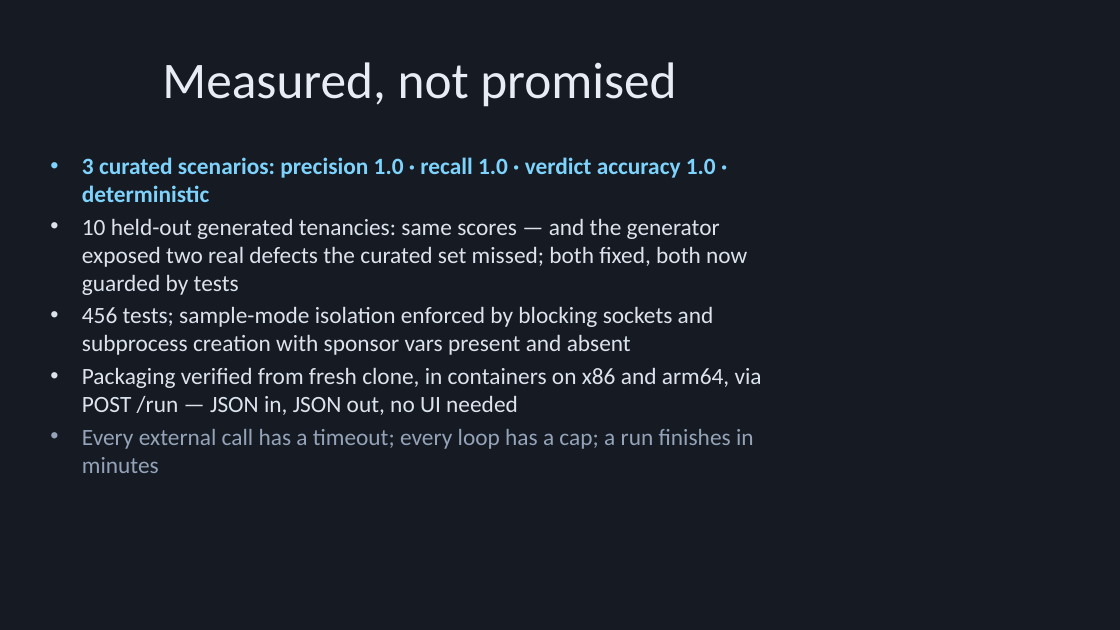
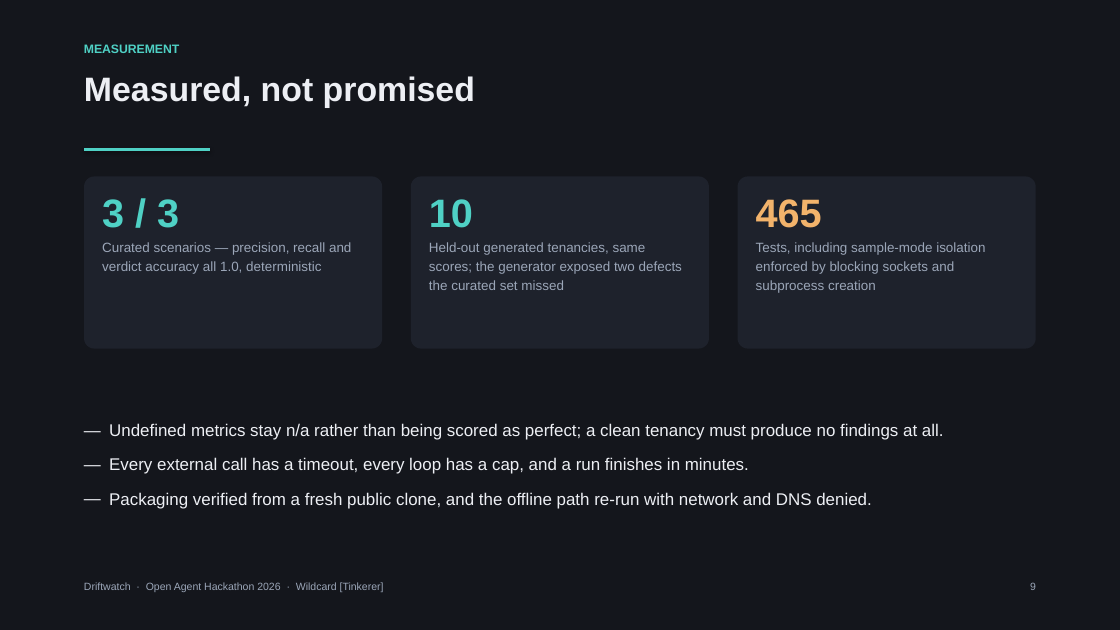
Before and after one commit to antnoumous/antynomoushackathon26, a slide deck: slide 9 of docs/demo/driftwatch-deck.pptx. Drawn at 1120x630 pixels with LibreOffice and Linux fonts; fonts in the diff are those of the drawing. Boxes give left, top, right and bottom in pixels: in the first picture for what was removed or moved away, otherwise in the second. Text is boxed around its words. In the diff, an @@ line names an element or a change of style, - is before the commit and + after.

```diff
--- a/docs/demo/driftwatch-deck.pptx
+++ b/docs/demo/driftwatch-deck.pptx
@@ background #151A23 to #14161C @@
@@ text added at [84, 44, 179, 53], 10.5 pt, text #4FD1C5, bold @@
+MEASUREMENT
@@ text "Measured, not promised": place and size @@
-text "Measured, not promised" at [162, 62, 676, 107]
+text "Measured, not promised" at [84, 76, 475, 108]
@@ text "Measured, not promised" at [84, 76, 475, 108]: size 44 to 29 pt, font Calibri to Arial, text colour #E8ECF4 to #EDEFF4, bold on; alignment centre to left; line spacing 1 to 1.05; vertical alignment middle to top @@
@@ text removed at [82, 157, 762, 473] @@
-• 3 curated scenarios: precision 1.0 · recall 1.0 · verdict accuracy 1.0 · deterministic
-• 10 held-out generated tenancies: same scores — and the generator exposed two real defects the curated set missed; both fixed, both now guarded by tests
-• 456 tests; sample-mode isolation enforced by blocking sockets and subprocess creation with sponsor vars present and absent
-• Packaging verified from fresh clone, in containers on x86 and arm64, via POST /run — JSON in, JSON out, no UI needed
-• Every external call has a timeout; every loop has a cap; a run finishes in minutes
@@ line added from (84, 150) to (210, 150), #4FD1C5 2.5 pt @@
@@ rounded rectangle added at [84, 176, 382, 349], fill #1E222C, 11.5 pt, text #9BA6B8 @@
+3 / 3
+Curated scenarios — precision, recall and verdict accuracy all 1.0, deterministic
@@ rounded rectangle added at [411, 176, 709, 349], fill #1E222C, 11.5 pt, text #9BA6B8 @@
+10
+Held-out generated tenancies, same scores; the generator exposed two defects the curated set missed
@@ rounded rectangle added at [738, 176, 1036, 349], fill #1E222C, 11.5 pt, text #9BA6B8 @@
+465
+Tests, including sample-mode isolation enforced by blocking sockets and subprocess creation
@@ text added at [109, 423, 944, 509], 14.5 pt, text #EDEFF4 @@
+— Undefined metrics stay n/a rather than being scored as perfect; a clean tenancy must produce no findings at all.
+— Every external call has a timeout, every loop has a cap, and a run finishes in minutes.
+— Packaging verified from a fresh public clone, and the offline path re-run with network and DNS denied.
@@ text added at [84, 582, 384, 592], 9 pt, text #9BA6B8 @@
+Driftwatch · Open Agent Hackathon 2026 · Wildcard [Tinkerer]
@@ text added at [1030, 583, 1036, 590], 9 pt, text #9BA6B8 @@
+9
```
Also in this commit, not shown: 7 other slides changed, 3 slides added, 3 slides removed, 1 other file.
